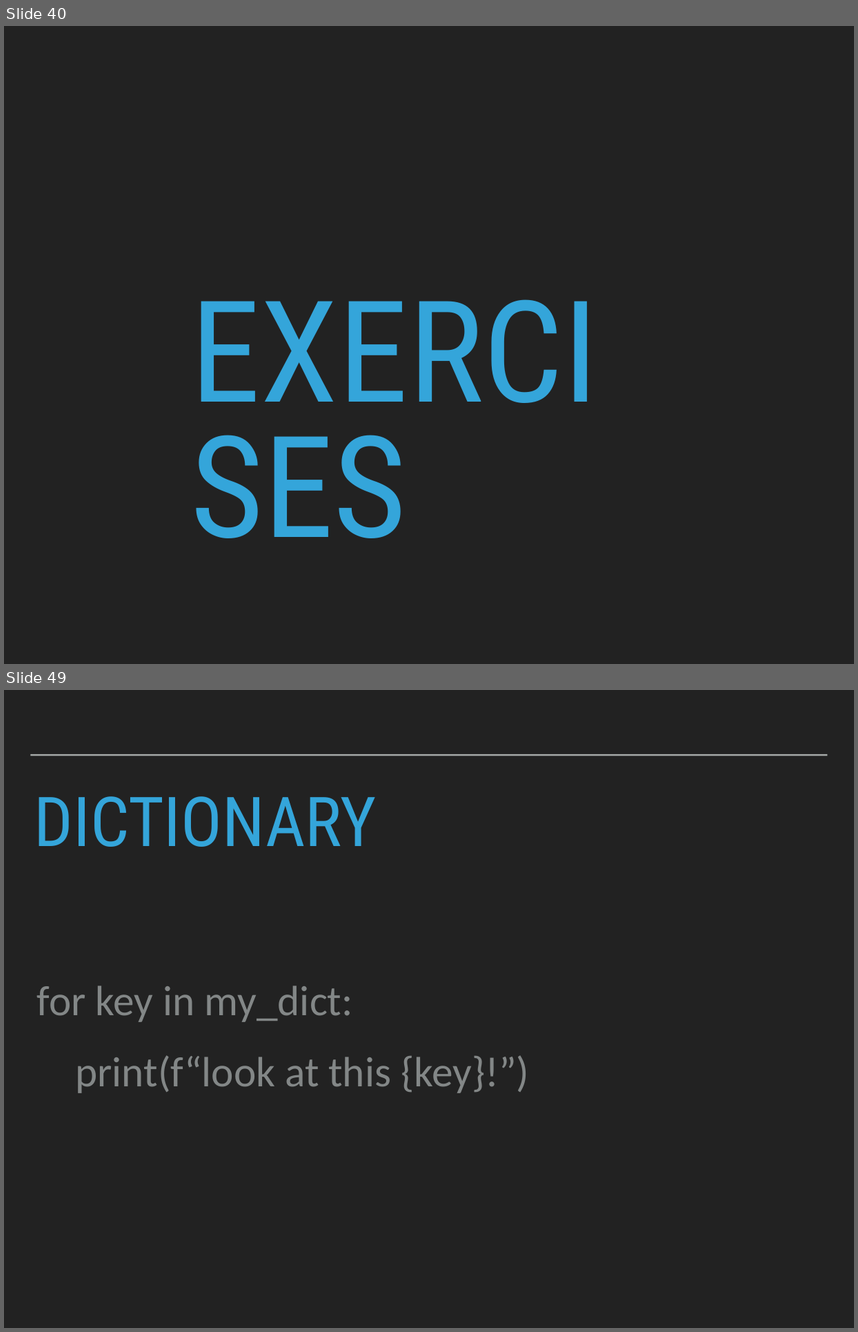
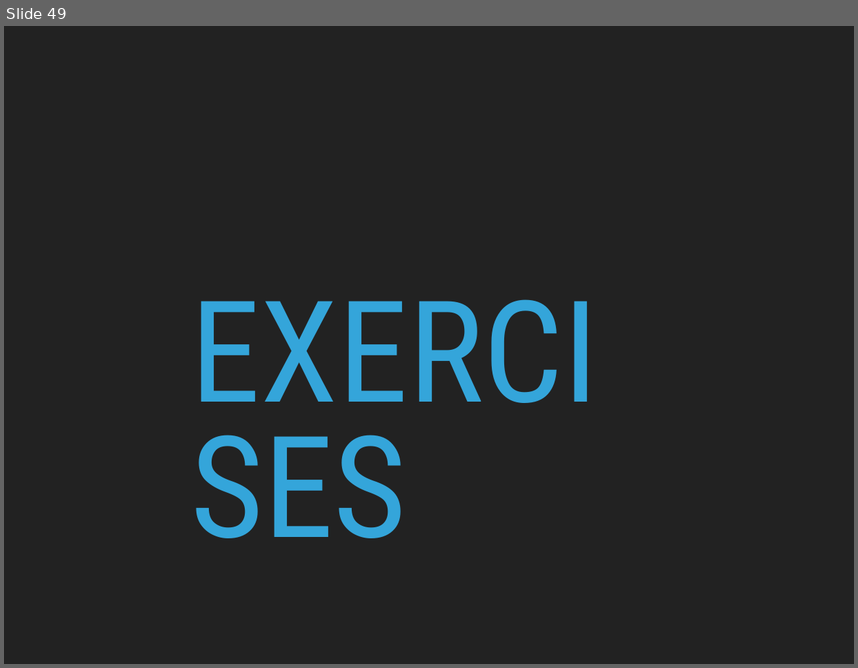
Before and after one commit to robcarrington/Week1_PythonForDataScience, a slide deck: Session2_Slides.pptx. Shown one above the other, each under a label of ours: slides 40 and 49 before the commit, slide 49 after it; the slides between them are not shown. The pictures are 858x1332 and 858x668 pixels, drawn with LibreOffice and Linux fonts; fonts in the diff are those of the drawing. Boxes give left, top, right and bottom in pixels: in the first picture for what was removed or moved away, otherwise in the second. Text is boxed around its words. In the diff, an @@ line names an element or a change of style, - is before the commit and + after.

```diff
--- a/Session2_Slides.pptx
+++ b/Session2_Slides.pptx
@@ slide 49 removed at bbox=[4, 690, 854, 1328], background #222222 @@
@@ line removed from (30, 755) to (828, 755) @@
@@ title removed at bbox=[34, 796, 376, 847] @@
-DICTIONARY
@@ text removed at bbox=[37, 985, 529, 1093] @@
-for key in my_dict:
-print(f“look at this {key}!”)
@@ what was slide 40 is now slide 49 @@
```
Also in this commit, not shown: 9 slides added, 11 other slides removed.
